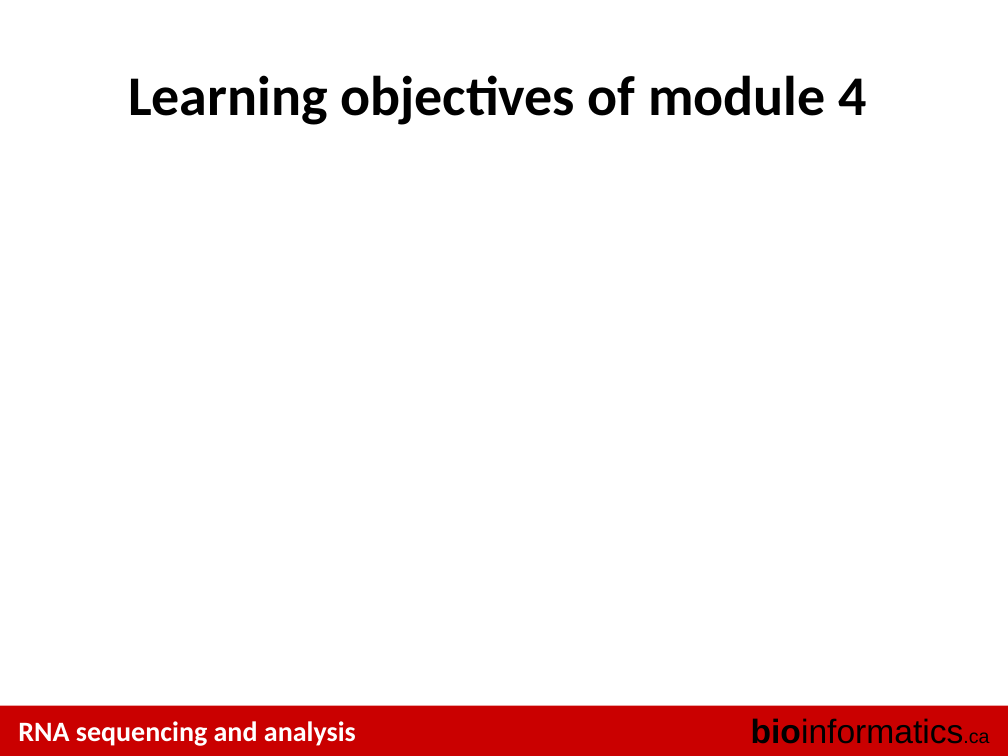
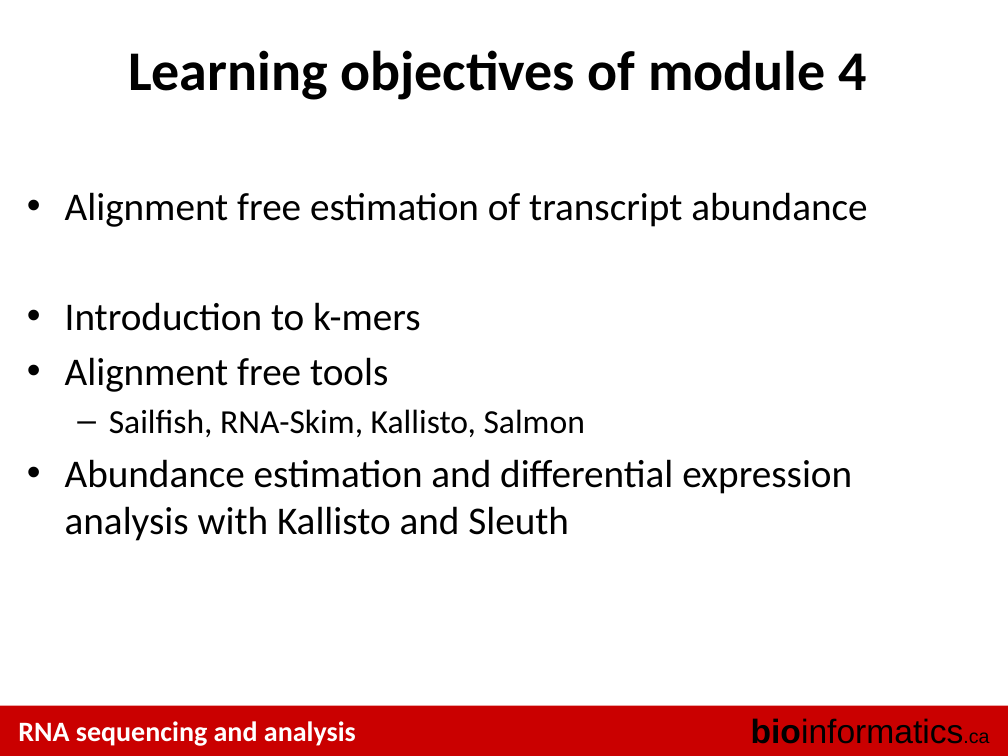
Before and after one commit to griffithlab/rnaseq_tutorial_wiki, a slide deck: slide 5 of LectureFiles/cbw/2018/RNASeq_Module4_Lecture.pptx. Drawn at 1008x756 pixels with LibreOffice and Linux fonts; fonts in the diff are those of the drawing. Boxes give left, top, right and bottom in pixels: in the first picture for what was removed or moved away, otherwise in the second. Text is boxed around its words. In the diff, an @@ line names an element or a change of style, - is before the commit and + after.

Commit message:
update module 4 on alignment free methods

```diff
--- a/LectureFiles/cbw/2018/RNASeq_Module4_Lecture.pptx
+++ b/LectureFiles/cbw/2018/RNASeq_Module4_Lecture.pptx
@@ title "Learning objectives of module 4": place and size @@
-title "Learning objectives of module 4" at [128,75,866,125]
+title "Learning objectives of module 4" at [128,50,866,100]
@@ text added at [65,192,867,541], 28 pt, text #000000 @@
+• Alignment free estimation of transcript abundance
+• Introduction to k-mers
+• Alignment free tools
+  – Sailfish, RNA-Skim, Kallisto, Salmon
+• Abundance estimation and differential expression analysis with Kallisto and Sleuth
```
Also in this commit, not shown: 5 slides added, 1 other file.
